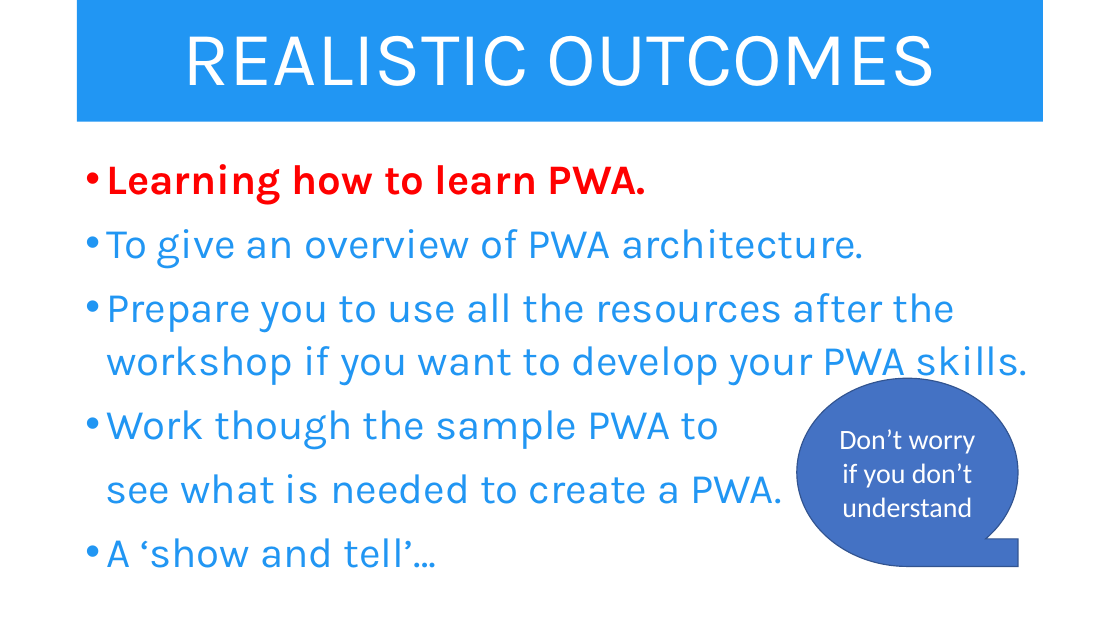
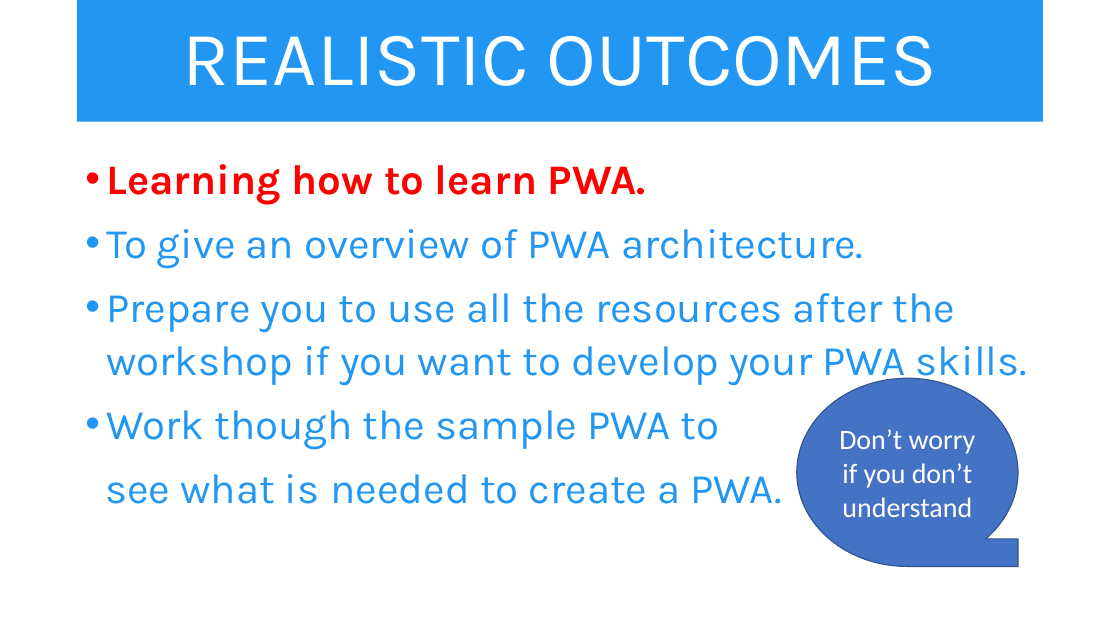
Before and after one commit to aniWeyn/pwa, a slide deck: slide 5 of PWA.pptx (slide 3 before the commit). Drawn at 1120x630 pixels with LibreOffice and Linux fonts; fonts in the diff are those of the drawing. Boxes give left, top, right and bottom in pixels: in the first picture for what was removed or moved away, otherwise in the second. Text is boxed around its words. In the diff, an @@ line names an element or a change of style, - is before the commit and + after.

```diff
--- a/PWA.pptx
+++ b/PWA.pptx
@@ text at (x1=106, y1=538, x2=436, y2=568): paragraph removed @@
-• A ‘show and tell’…
```
Also in this commit, not shown: 5 other slides changed, 2 slides added, 1 slide removed, 2 other files.
